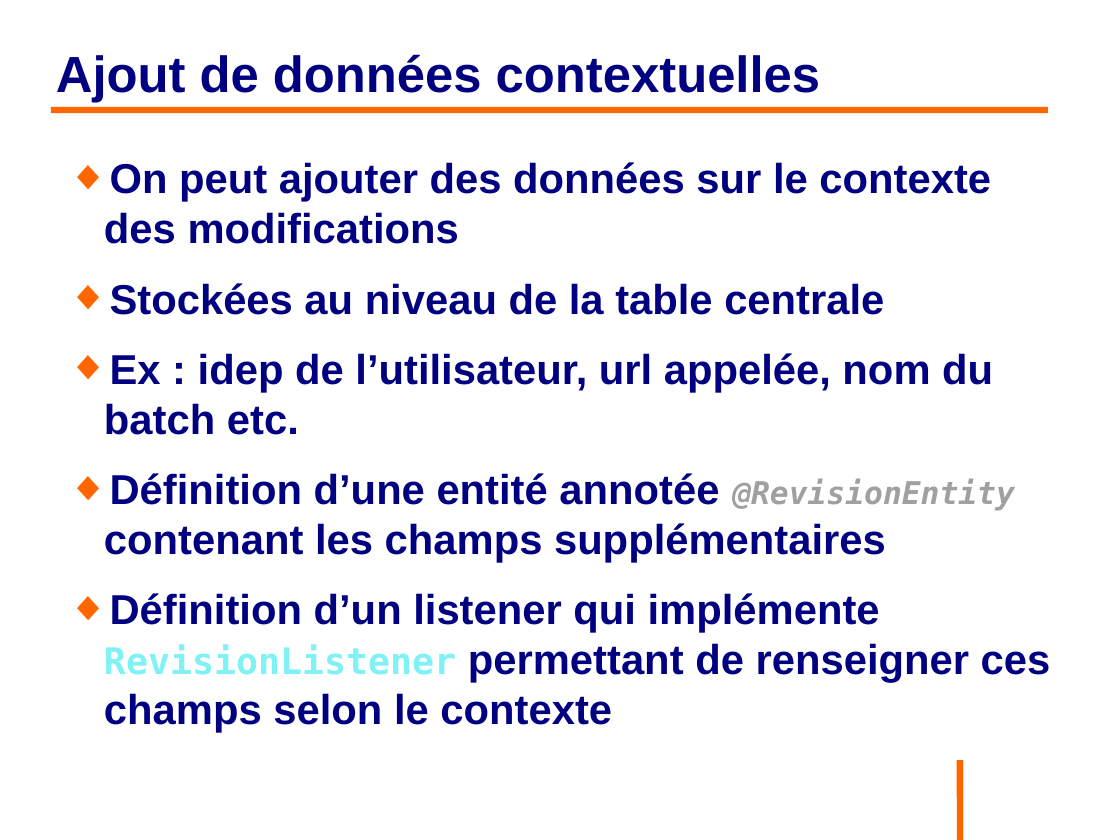
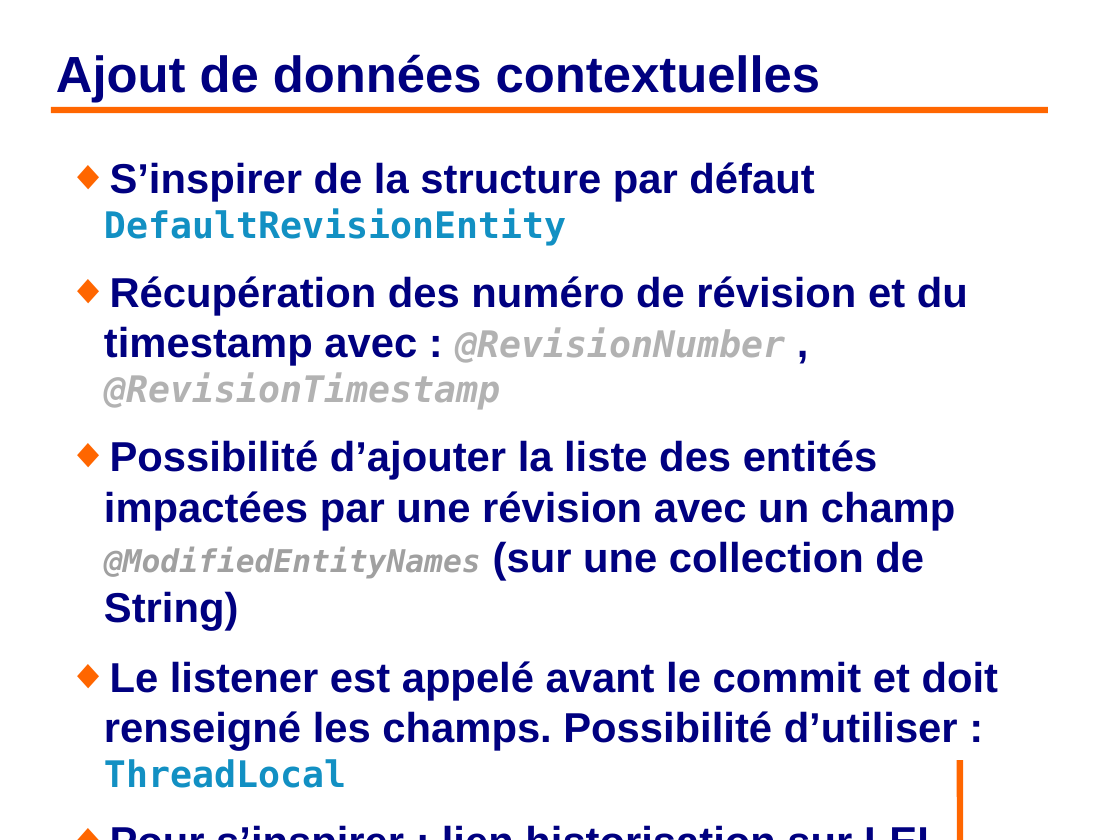
Before and after one commit to philphils/formation-hibernate-avancee, a slide deck: slide 137 of Documentation/diapo_formation_hibernate_avancee.odp (slide 148 before the commit). Drawn at 1120x840 pixels with LibreOffice and Linux fonts; fonts in the diff are those of the drawing; background and template pictures are left out. Boxes give left, top, right and bottom in pixels: in the first picture for what was removed or moved away, otherwise in the second. Text is boxed around its words. In the diff, an @@ line names an element or a change of style, - is before the commit and + after.

```diff
--- a/Documentation/diapo_formation_hibernate_avancee.odp
+++ b/Documentation/diapo_formation_hibernate_avancee.odp
@@ text at (104, 162, 998, 743): text changed @@
-◆ On peut ajouter des données sur le contexte des modifications
-◆ Stockées au niveau de la table centrale
-◆ Ex : idep de l’utilisateur, url appelée, nom du batch etc.
-◆ Définition d’une entité annotée @RevisionEntity contenant les champs supplémentaires
-◆ Définition d’un listener qui implémente RevisionListener permettant de renseigner ces champs selon le contexte
+◆ S’inspirer de la structure par défaut DefaultRevisionEntity
+◆ Récupération des numéro de révision et du timestamp avec : @RevisionNumber , @RevisionTimestamp
+◆ Possibilité d’ajouter la liste des entités impactées par une révision avec un champ @ModifiedEntityNames (sur une collection de String)
+◆ Le listener est appelé avant le commit et doit renseigné les champs. Possibilité d’utiliser : ThreadLocal
+◆ Pour s’inspirer : lien historisation sur LEI
```
Also in this commit, not shown: 14 other slides changed.
